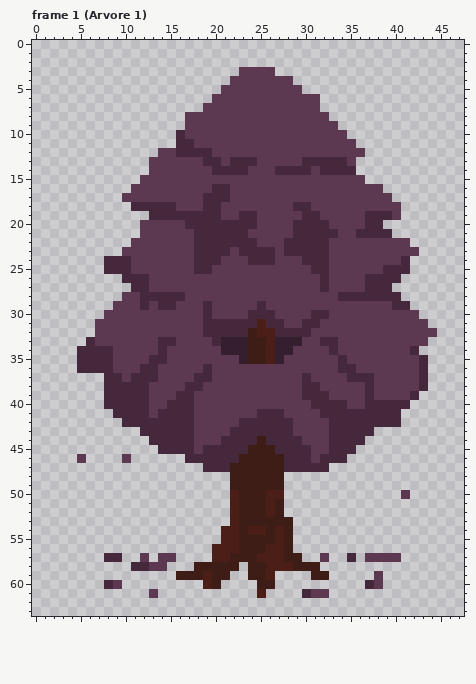
File history of a pixel-art file, assets/source/arvore idle.aseprite. The picture above was drawn from the file before the commit.
48x64 pixels, 8 frames. Shown: frame 1 (Arvore 1). The commit also changed other frames, which this record leaves out.
And afterwards:
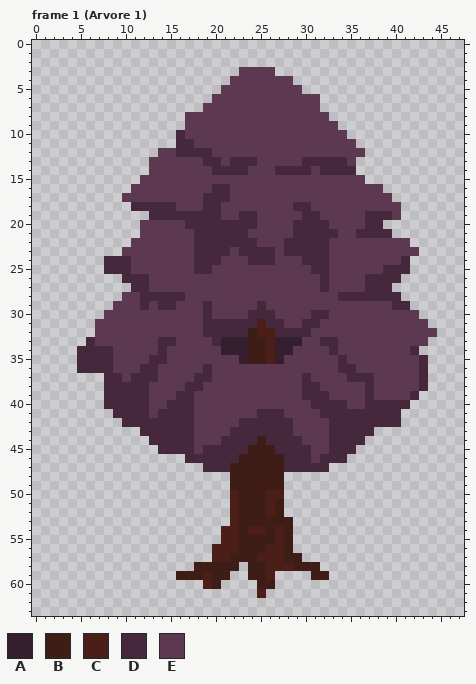
Palette (. is transparent): A #351e2e  B #3e1d17  C #4b1f17  D #45283c  E #5c3851
What changed:
--- frame 1 (Arvore 1), layer "Layer 1"
@@ x 3..12 @@
 45 ..........
-46 ..E....E..
+46 ..........
 47 ..........
@@ x 39..43 @@
 49 .....
-50 ..E..
+50 .....
 51 .....
@@ x 0..47 @@
 56 ....................CCCBBBCCB...................
-57 ........DD..E.EE....CCBBBCCCBB..E..D.EEEE.......
-58 ...........DDEE...BBBBB.BBCCCBBB................
-59 ................BBBCBB..BBC....BB.....E.........
-60 ........DE.........CB....BB..........DE.........
-61 .............E...........C....DEE...............
+57 ....................CCBBBCCCBB..................
+58 ..................BBBBB.BBCCCBBB................
+59 ................BBBCBB..BBC....BB...............
+60 ...................CB....BB.....................
+61 .........................C......................
 62 ................................................
